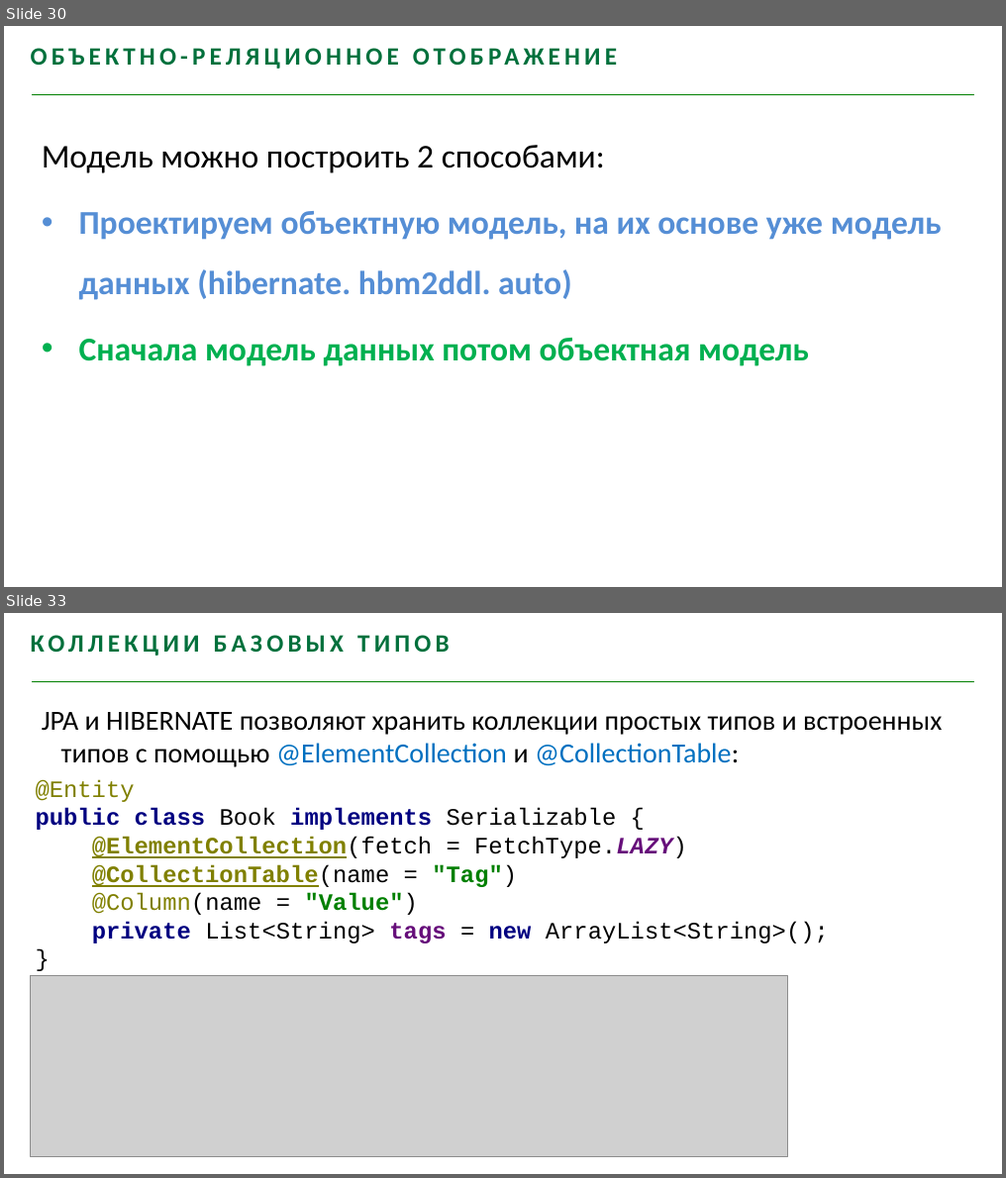
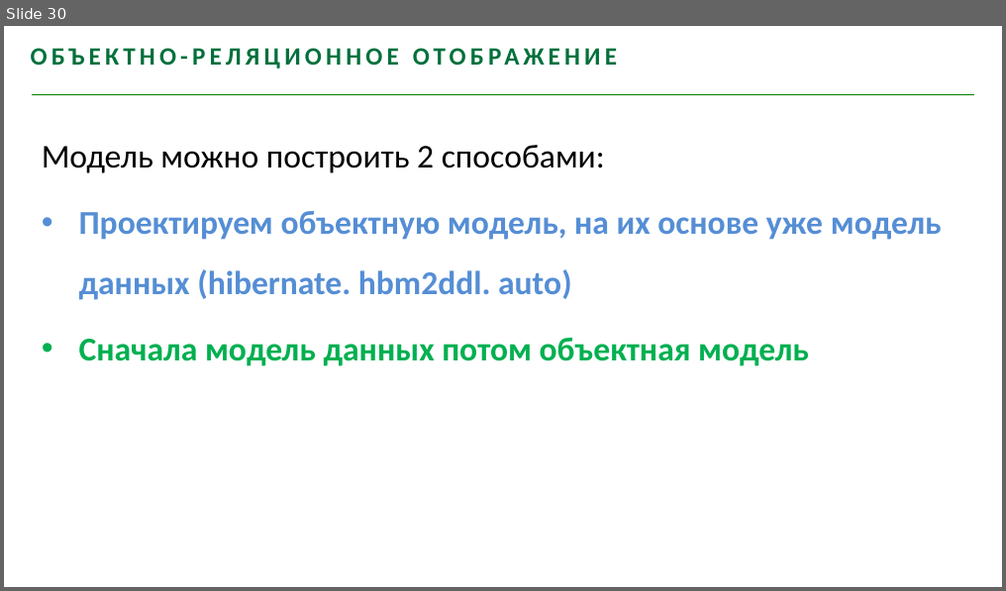
Before and after one commit to youhavebeenforked/JavaSchoolCourse, a slide deck: lessons/18_Hibernate/Hibernate.pptx. Shown one above the other, each under a label of ours: slides 30 and 33 before the commit, slide 30 after it; the slides between them are not shown. The pictures are 1006x1178 and 1006x591 pixels, drawn with LibreOffice and Linux fonts; fonts in the diff are those of the drawing; grey boxes stand for pictures; background and template pictures are left out. Boxes give left, top, right and bottom in pixels: in the first picture for what was removed or moved away, otherwise in the second. Text is boxed around its words. In the diff, an @@ line names an element or a change of style, - is before the commit and + after.

```diff
--- a/lessons/18_Hibernate/Hibernate.pptx
+++ b/lessons/18_Hibernate/Hibernate.pptx
@@ slide 33 removed at (4, 613, 1002, 1174), background #FFFFFF; not listed: 1 template element that a slide beside it also shows @@
@@ text removed at (31, 635, 450, 656) @@
-КОЛЛЕКЦИИ БАЗОВЫХ ТИПОВ
@@ text removed at (42, 712, 942, 767) @@
-JPA и HIBERNATE позволяют хранить коллекции простых типов и встроенных типов с помощью @ElementCollection и @CollectionTable:
@@ rectangle removed at (25, 767, 848, 977) @@
-@Entity
-public class Book implements Serializable {
-@ElementCollection(fetch = FetchType.LAZY)
-@CollectionTable(name = "Tag")
-@Column(name = "Value")
-private List<String> tags = new ArrayList<String>();
-}
@@ picture removed at (31, 976, 787, 1157) @@
```
Also in this commit, not shown: 32 other slides removed, 5 other files.
